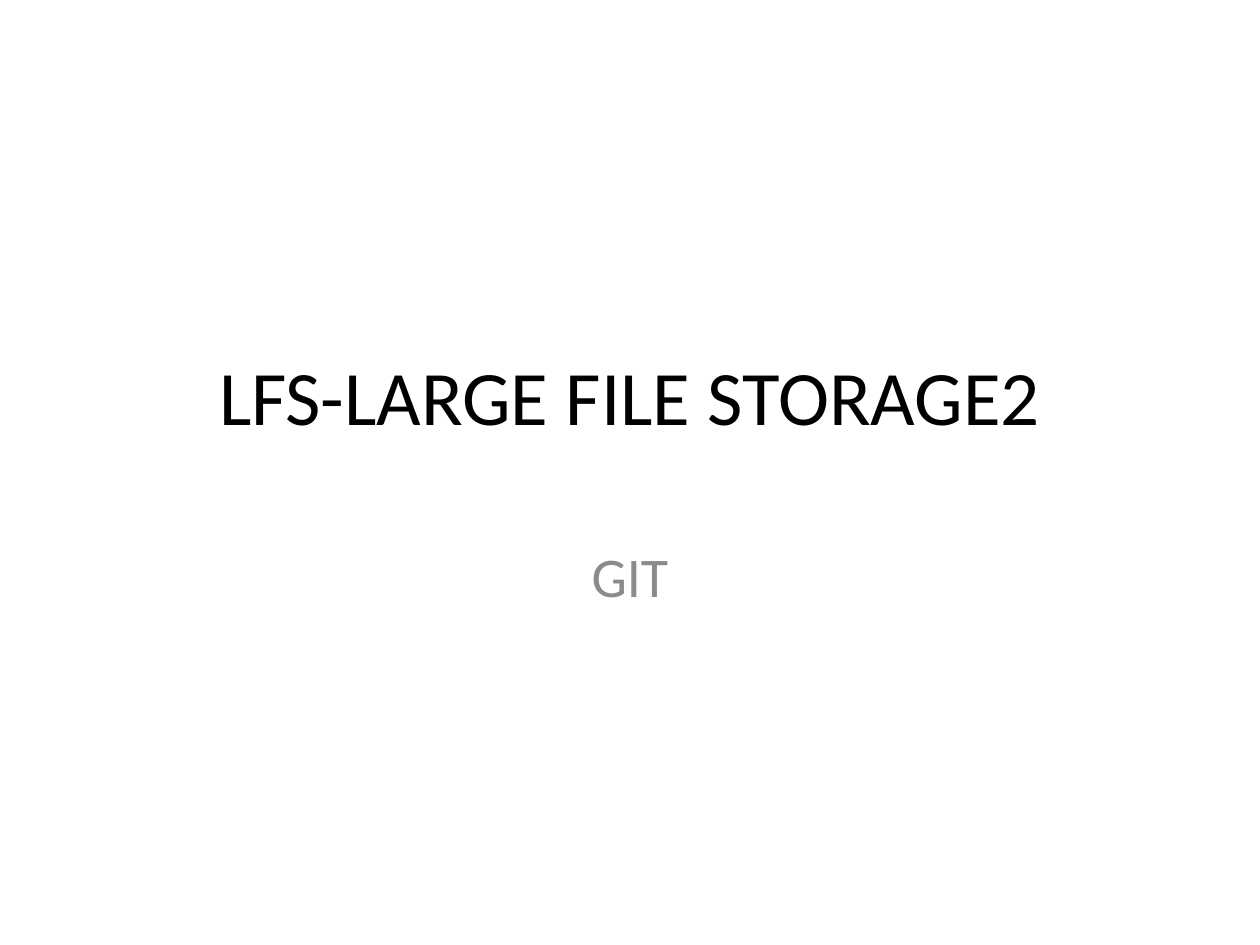
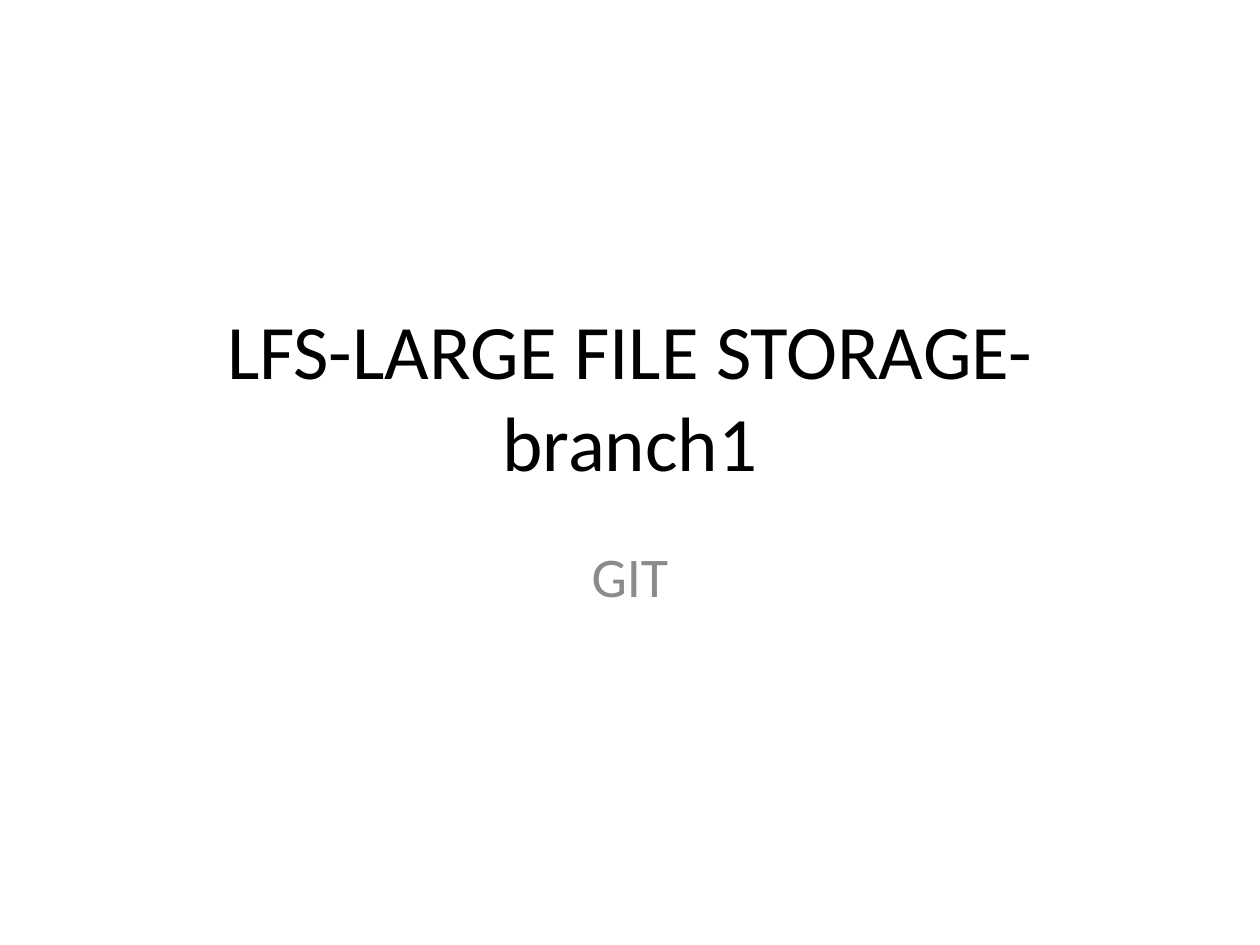
Before and after one commit to dilipsastry12/dilip, a slide deck: slide 1 of LFS_presentation.pptx. Drawn at 1260x945 pixels with LibreOffice and Linux fonts; fonts in the diff are those of the drawing. Boxes give left, top, right and bottom in pixels: in the first picture for what was removed or moved away, otherwise in the second. Text is boxed around its words. In the diff, an @@ line names an element or a change of style, - is before the commit and + after.

Commit message:
update

```diff
--- a/LFS_presentation.pptx
+++ b/LFS_presentation.pptx
@@ title at [227,329,1032,472]: text changed @@
-LFS-LARGE FILE STORAGE2
+LFS-LARGE FILE STORAGE-branch1
```
